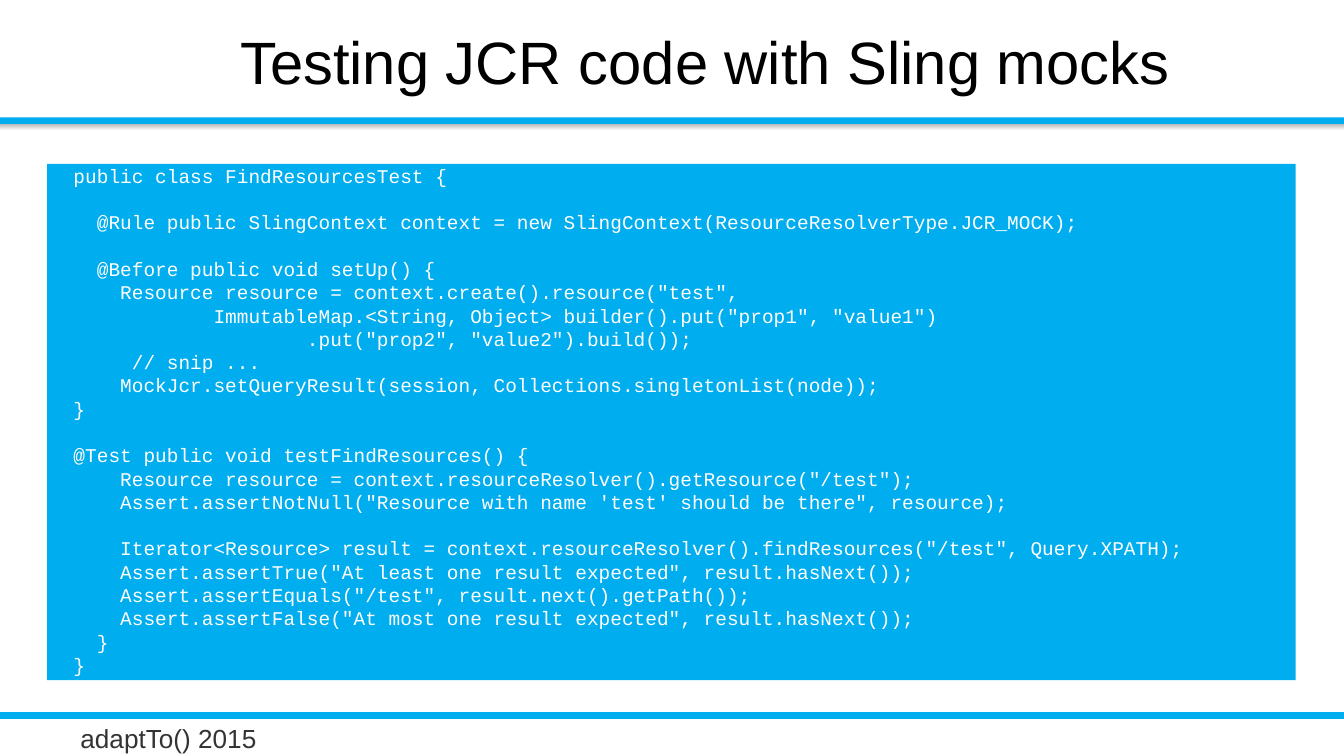
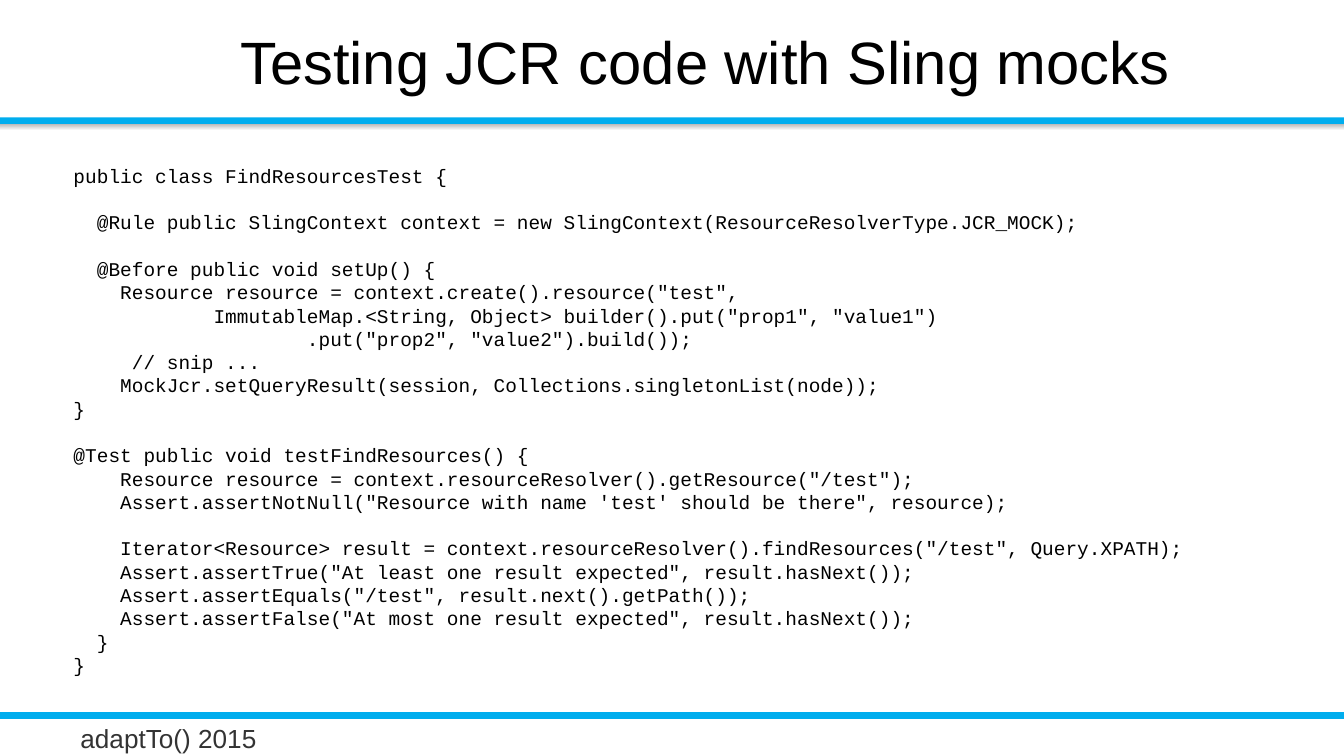
Before and after one commit to rombert/talks, a slide deck: slide 21 of adaptTo2015/How_Do_I_Test_My_Sling_Application-Robert_Munteanu.odp. Drawn at 1344x756 pixels with LibreOffice and Linux fonts; fonts in the diff are those of the drawing; background and template pictures are left out. Boxes give left, top, right and bottom in pixels: in the first picture for what was removed or moved away, otherwise in the second. Text is boxed around its words. In the diff, an @@ line names an element or a change of style, - is before the commit and + after.

Commit message:
adaptTo 2015: fix slides layout for content pages
I noticed that LibreOffice ( 5.1.2 ) incorrectly displayed the content
master slides. In PowerPoint ( 2010 ) the text is just regular black on
white,
while in LibreOffice it is shown with white color on a blue rectangle
background.

```diff
--- a/adaptTo2015/How_Do_I_Test_My_Sling_Application-Robert_Munteanu.odp
+++ b/adaptTo2015/How_Do_I_Test_My_Sling_Application-Robert_Munteanu.odp
@@ text "public class FindResourcesTest { @Rule ...": place and size @@
-text "public class FindResourcesTest { @Rule ..." at bbox=[47, 164, 1296, 680]
+text "public class FindResourcesTest { @Rule ..." at bbox=[73, 169, 1183, 629]
@@ text "public class FindResourcesTest { @Rule ..." at bbox=[73, 169, 1183, 629]: text colour #FFFFFF to #000000; fill #00ADEE to none @@
```
Also in this commit, not shown: 23 other slides changed, 1 other file.
